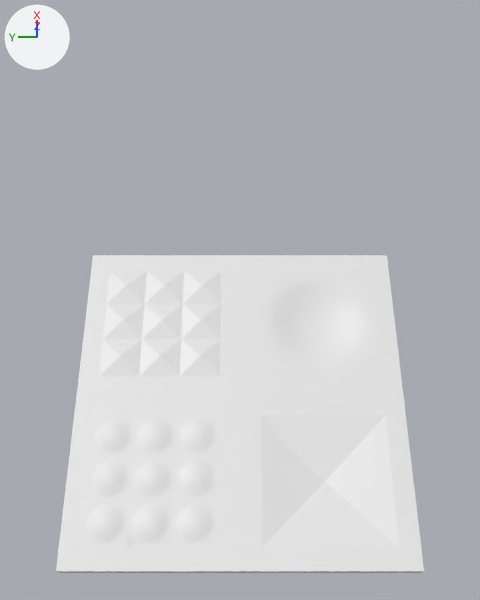
Renders of the Blender file 3D_modeling/stand_model.blend from each side of a commit.
Rendered twice from a 50 mm camera at (-0.135, 0.0, 0.399) aimed at (0.076, 0.0, -0.011). Arrows for +X, +Y and +Z are at upper left; the lights stay in place.

The scene before the commit, as lines of its bpy script (objects in view):
```python
me_cube_003 = bpy.data.meshes.new('Cube.003')
me_cube_003.from_pydata(...)  # 9212 vertices, 18099 faces; spans x -0.1..0.1, y -0.1..0.1, z 0.0..0.013
me_cube_003.materials.append(mat_normalmap)  # white #e7e7e7
ob_cuboid = bpy.data.objects.new('Cuboid', me_cube_003)
ob_cuboid.location = (0.0, 0.0, 0.0)
```
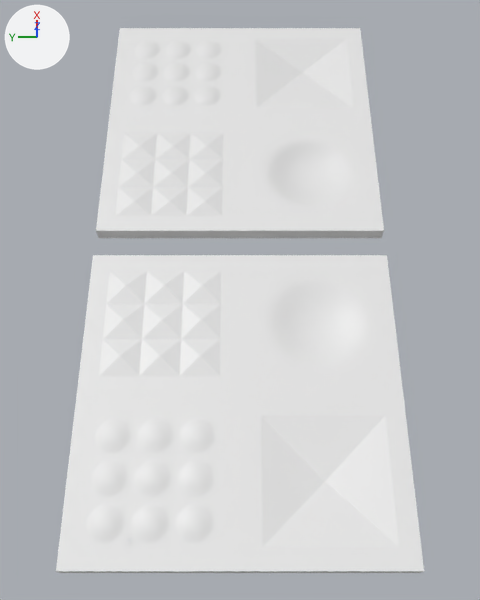
Boxes [x1, y1, x2, y2] around the edits, measured in the pictures (480 x 600 px):
'Cuboid.NM.moved_linked_duplicate', added
    after: [96, 28, 384, 238]

The edits, one by one:
Mesh me_cube_002 is new.
It is a box spanning x -0.1..0.1, y -0.1..0.1, z 0.0..0.01.
It uses material mat_normalmap (white #e7e7e7).
Object 'Cuboid.NM.moved_linked_duplicate' (ob_cuboid_nm_moved_linked_duplicate) is new; it shows me_cube_002.
Its location is (0.22, 0.0, 0.0).
Its scale is (-1.0, 1.0, 1.0).
